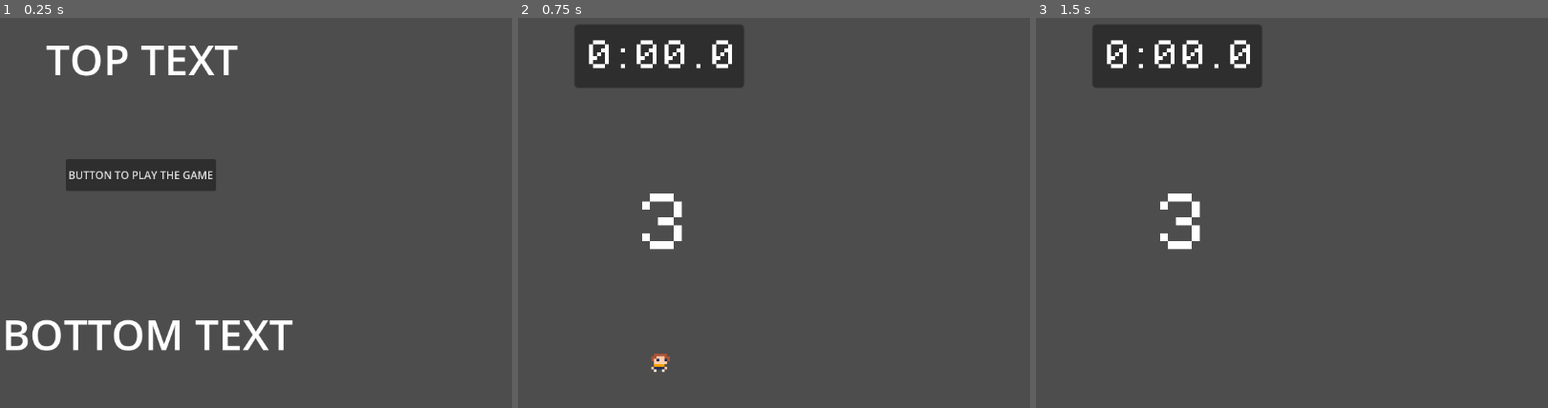
Above: before the commit, frames 1-3 (left to right).
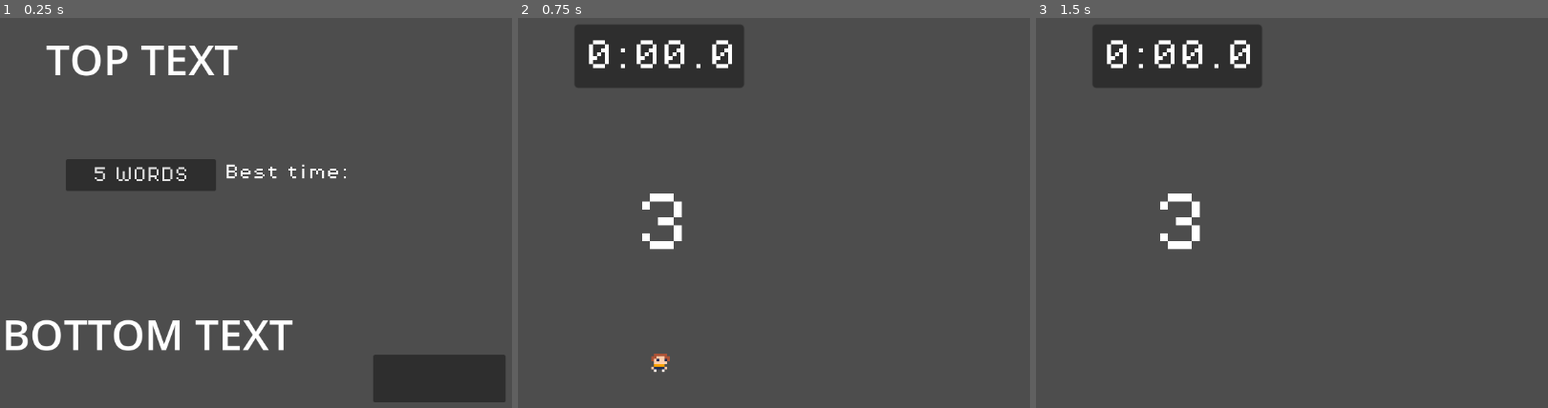
Above: after the commit, the same moments.

Repository: andrewdlanham/github-game-off-2024
Game: Godot game, scene res://scenes/game.tscn
Two runs of this game, one before a commit and one after it. Both use one fixed random seed, a clock stepped at 60 frames per second and the inputs below.
Inputs (mouse positions are in pixels of both pictures, inside the frame that each line leads up to):
- Up to frame 1 (0.25 s): no input
- Up to frame 2 (0.75 s): click (661, 174) at 0.5 s, where only the run after the commit has a clickable "5 WORDS"
- Up to frame 3 (1.5 s): tap Enter (toggle_guess) at 1.25, 1.35 s; hold D (move_right) from 1.28 s (still down)

The runs differ from the first frame. In frame 1, 3.9% of the frame differs, in the area x 13-99%, y 37-99%; in frame 2, nothing differs; in frame 3, nothing differs.
Error before the commit: Invalid access to property or key 'record_5_levels' on a base object of type 'Nil'. (res://scripts/game_manager.gd:17)
Error after the commit: Invalid access to property or key 'record_5_levels' on a base object of type 'Nil'. (res://scripts/menu_logic.gd:14)

Commit message:
Updated SaveManager logic

Diff:
--- a/githubgameoff2024/scenes/game.tscn
+++ b/githubgameoff2024/scenes/game.tscn
@@ -1,12 +1,15 @@
-[gd_scene load_steps=6 format=3 uid="uid://dt3t427dwjwim"]
+[gd_scene load_steps=7 format=3 uid="uid://dt3t427dwjwim"]
 
+[ext_resource type="PackedScene" uid="uid://np3sjtdqv647" path="res://scenes/save_manager.tscn" id="1_3mcil"]
 [ext_resource type="Script" path="res://scripts/sound_manager.gd" id="1_b4ooi"]
-[ext_resource type="Script" path="res://scripts/menu_logic.gd" id="1_egrjh"]
 [ext_resource type="AudioStream" uid="uid://cny46ph8gpp0b" path="res://sounds/timer_tick.wav" id="2_dxn30"]
 [ext_resource type="AudioStream" uid="uid://cx1d6cfnjon5n" path="res://sounds/timer_go.wav" id="3_i6xyf"]
 [ext_resource type="AudioStream" uid="uid://pea54us783t3" path="res://sounds/guess_correct.wav" id="4_b87i5"]
+[ext_resource type="PackedScene" uid="uid://b2e55bkawvrt6" path="res://scenes/menu_scene.tscn" id="5_mdstm"]
 
 [node name="Game" type="Node"]
+
+[node name="SaveManager" parent="." instance=ExtResource("1_3mcil")]
 
 [node name="SoundManager" type="Node" parent="."]
 unique_name_in_owner = true
@@ -21,38 +24,5 @@
 [node name="GuessCorrectSound" type="AudioStreamPlayer2D" parent="SoundManager"]
 stream = ExtResource("4_b87i5")
 
-[node name="MenuScene" type="Node" parent="."]
+[node name="MenuScene" parent="." instance=ExtResource("5_mdstm")]
 unique_name_in_owner = true
-script = ExtResource("1_egrjh")
-
-[node name="StartGameButton" type="Button" parent="MenuScene"]
-z_index = 10
-offset_left = -112.0
-offset_top = -64.0
-offset_right = 115.0
-offset_bottom = -16.0
-text = "BUTTON TO PLAY THE GAME"
-
-[node name="Label" type="Label" parent="MenuScene"]
-offset_left = -152.0
-offset_top = -272.0
-offset_right = 160.0
-offset_bottom = -160.0
-theme_override_font_sizes/font_size = 64
-text = "TOP TEXT"
-horizontal_alignment = 1
-vertical_alignment = 1
-
-[node name="Label2" type="Label" parent="MenuScene"]
-offset_left = -208.0
-offset_top = 144.0
-offset_right = 231.0
-offset_bottom = 256.0
-theme_override_font_sizes/font_size = 64
-text = "BOTTOM TEXT"
-horizontal_alignment = 1
-vertical_alignment = 1
-
-[node name="Camera2D" type="Camera2D" parent="MenuScene"]
-
-[connection signal="pressed" from="MenuScene/StartGameButton" to="MenuScene" method="_on_start_game_button_pressed"]
--- a/githubgameoff2024/scenes/gameplay_scene.tscn
+++ b/githubgameoff2024/scenes/gameplay_scene.tscn
@@ -1,7 +1,6 @@
-[gd_scene load_steps=10 format=3 uid="uid://iotor00ogoqu"]
+[gd_scene load_steps=9 format=3 uid="uid://iotor00ogoqu"]
 
 [ext_resource type="Script" path="res://scripts/game_manager.gd" id="1_0an02"]
-[ext_resource type="PackedScene" uid="uid://np3sjtdqv647" path="res://scenes/save_game.tscn" id="1_n2uas"]
 [ext_resource type="Script" path="res://scripts/random_word_generator.gd" id="2_4m16p"]
 [ext_resource type="PackedScene" uid="uid://b23u0c86iqx25" path="res://scenes/level_manager.tscn" id="2_hqhpp"]
 [ext_resource type="Script" path="res://scripts/guess_manager.gd" id="3_2dtri"]
@@ -17,9 +16,6 @@
 script = ExtResource("1_0an02")
 
 [node name="LevelManager" parent="." instance=ExtResource("2_hqhpp")]
-unique_name_in_owner = true
-
-[node name="SaveGame" parent="." instance=ExtResource("1_n2uas")]
 unique_name_in_owner = true
 
 [node name="RandomWordGenerator" type="Node2D" parent="."]
--- /dev/null
+++ b/githubgameoff2024/scenes/menu_scene.tscn
@@ -0,0 +1,58 @@
+[gd_scene load_steps=3 format=3 uid="uid://b2e55bkawvrt6"]
+
+[ext_resource type="Script" path="res://scripts/menu_logic.gd" id="1_8iq4e"]
+[ext_resource type="FontFile" uid="uid://cr5xqdjcwmv8o" path="res://PixelOperator8.ttf" id="2_tpqyd"]
+
+[node name="MenuScene" type="Node"]
+script = ExtResource("1_8iq4e")
+
+[node name="Play5Words" type="Button" parent="."]
+z_index = 10
+offset_left = -112.0
+offset_top = -64.0
+offset_right = 115.0
+offset_bottom = -16.0
+theme_override_fonts/font = ExtResource("2_tpqyd")
+theme_override_font_sizes/font_size = 24
+text = "5 WORDS"
+
+[node name="Label" type="Label" parent="."]
+offset_left = -152.0
+offset_top = -272.0
+offset_right = 160.0
+offset_bottom = -160.0
+theme_override_font_sizes/font_size = 64
+text = "TOP TEXT"
+horizontal_alignment = 1
+vertical_alignment = 1
+
+[node name="Label2" type="Label" parent="."]
+offset_left = -208.0
+offset_top = 144.0
+offset_right = 231.0
+offset_bottom = 256.0
+theme_override_font_sizes/font_size = 64
+text = "BOTTOM TEXT"
+horizontal_alignment = 1
+vertical_alignment = 1
+
+[node name="Camera2D" type="Camera2D" parent="."]
+
+[node name="Best5WordTime" type="Label" parent="."]
+offset_left = 128.0
+offset_top = -56.0
+offset_right = 496.0
+offset_bottom = -24.0
+theme_override_fonts/font = ExtResource("2_tpqyd")
+theme_override_font_sizes/font_size = 24
+text = "Best time:"
+
+[node name="ResetRecordsButton" type="Button" parent="."]
+offset_left = 352.0
+offset_top = 232.0
+offset_right = 552.0
+offset_bottom = 304.0
+
+[connection signal="pressed" from="Play5Words" to="." method="_on_play_5_words_pressed"]
+[connection signal="pressed" from="Play5Words" to="." method="_on_start_game_button_pressed"]
+[connection signal="pressed" from="ResetRecordsButton" to="." method="_on_reset_records_button_pressed"]
--- a/githubgameoff2024/scenes/save_game.tscn
+++ /dev/null
@@ -1,6 +0,0 @@
-[gd_scene load_steps=2 format=3 uid="uid://np3sjtdqv647"]
-
-[ext_resource type="Script" path="res://scripts/save_game.gd" id="1_s3yny"]
-
-[node name="SaveGame" type="Node"]
-script = ExtResource("1_s3yny")
--- /dev/null
+++ b/githubgameoff2024/scenes/save_manager.tscn
@@ -0,0 +1,6 @@
+[gd_scene load_steps=2 format=3 uid="uid://np3sjtdqv647"]
+
+[ext_resource type="Script" path="res://scripts/save_manager.gd" id="1_h5bu5"]
+
+[node name="SaveManager" type="Node"]
+script = ExtResource("1_h5bu5")
--- a/githubgameoff2024/scripts/game_manager.gd
+++ b/githubgameoff2024/scripts/game_manager.gd
@@ -2,27 +2,34 @@
 
 # Variables
 
-@onready var save_game: Node = %SaveGame
+@onready var save_manager: Node = get_node("/root/Game/SaveManager")
 @onready var level_manager: Node = %LevelManager
 
-var num_levels = 5 # TODO: Set this depending on menu option selected
 var old_record
 
 func _ready() -> void:
 	start_game()
 
 func start_game():
-	var old_save_data = save_game.load_game()
-	if num_levels == 5:
-		old_record = old_save_data.record_5_levels
+
+	var old_save_data = save_manager.load_game()
+
+	# Set old record to beat
+	match save_manager.selected_num_levels:
+		5:	old_record = old_save_data.record_5_levels
+		15:	old_record = old_save_data.record_15_levels
+		25: old_record = old_save_data.record_25_levels
 
 	print("OLD RECORD: " + str(old_record))
 	level_manager.prepare_first_level()
 
 func end_game(end_time):
 	print("end_game()")
-	#record_to_save = round(timer_manager.elapsed_time * 100) / 100
-	save_game.save_game(end_time, num_levels)
+
+	var new_record = round(end_time * 100) / 100
+	if old_record == -1 || new_record < old_record:
+		print('SAVING NEW RECORD!')
+		save_manager.save_game(new_record, save_manager.selected_num_levels, false)
 
 	await get_tree().create_timer(2).timeout
 	get_tree().quit()
--- a/githubgameoff2024/scripts/level_manager.gd
+++ b/githubgameoff2024/scripts/level_manager.gd
@@ -10,6 +10,7 @@
 @onready var random_word_generator: Node2D = %RandomWordGenerator
 @onready var sound_manager: Node = get_node("/root/Game/SoundManager")
 @onready var game_manager: Node = %GameManager
+@onready var save_manager: Node = get_node("/root/Game/SaveManager")
 
 
 var secret_word
@@ -27,7 +28,6 @@
 
 var level_set = []
 @onready var level_set_idx = -1
-var num_levels
 var current_level
 var current_level_instance
 var is_level_complete: bool
@@ -41,7 +41,7 @@
 	player.disable_movement()
 	player.disable_collision()
 	guess_manager.set_process(false)
-	guess_manager.exit_guessing_mode
+	guess_manager.exit_guessing_mode()
 
 func unfreeze_level():
 	is_level_complete = false
@@ -67,6 +67,7 @@
 			print("FINAL LEVEL")
 			await game_manager.end_game(timer_manager.elapsed_time)
 			print("THIS SHOULD NOT PRINT")
+			return
 
 		await get_tree().create_timer(2).timeout # Let the player process that they beat the level
 		await handle_level_transition()
@@ -75,12 +76,10 @@
 
 func prepare_first_level():
 	print("prepare_first_level()")
-	#num_levels = selected_num_levels
 	await get_tree().create_timer(0.2).timeout
 
 	# Randomize level set
-	#for n in range(level_paths.size()):
-	for n in range(2):
+	for n in range(save_manager.selected_num_levels):
 		var random_level = level_paths[randi_range(0, level_paths.size() - 1)]
 		level_set.append(random_level)
 		level_paths.erase(random_level)
--- a/githubgameoff2024/scripts/menu_logic.gd
+++ b/githubgameoff2024/scripts/menu_logic.gd
@@ -1,20 +1,29 @@
 extends Node
 
-@onready var start_game_button: Button = $StartGameButton
+@onready var play_5_words: Button = $Play5Words
+
 @onready var menu_scene: Node = %MenuScene
+@onready var save_manager = get_node("/root/Game/SaveManager")
+
+@onready var best_5_word_time: Label = $Best5WordTime
 
 
 # Called when the node enters the scene tree for the first time.
 func _ready() -> void:
-	pass # Replace with function body.
-
+	var save_data = save_manager.load_game()
+	best_5_word_time.text = "Best Time: " + str(save_data.record_5_levels)
 
 # Called every frame. 'delta' is the elapsed time since the previous frame.
 func _process(delta: float) -> void:
 	pass
 
+func _on_reset_records_button_pressed() -> void:
+	print("Resetting records...")
+	save_manager.save_game(-1, -1, true)
 
-func _on_start_game_button_pressed() -> void:
+
+func _on_play_5_words_pressed() -> void:
+	save_manager.selected_num_levels = 5
 	print("Loading game...")
 	var gameplay_scene = load("res://scenes/gameplay_scene.tscn")
 	get_tree().root.add_child(gameplay_scene.instantiate())
--- a/githubgameoff2024/scripts/save_game.gd
+++ b/githubgameoff2024/scripts/save_manager.gd
@@ -1,31 +1,40 @@
 extends Node
 
-@onready var game_manager: Node = %GameManager
+var selected_num_levels
 
-func save_game(new_record, num_levels):
+func save_game(new_record, num_levels, reset_all_records):
 
 	print("save_game()")
 
+	var old_save_data = load_game()
+	if reset_all_records == true: old_save_data = null
 	var save_file = FileAccess.open("user://savegame.save", FileAccess.WRITE)
-	var old_save_data = load_game()
+
 	var save_dict
-	if num_levels == 5:
+	if old_save_data == null:
+		print("Initializing first time records...")
+		save_dict = {
+			"record_5_levels"  : -1,
+			"record_15_levels" : -1,
+			"record_25_levels" : -1
+		}
+	elif num_levels == 5:
 		save_dict = {
 			"record_5_levels"  : new_record,
 			"record_15_levels" : old_save_data.record_15_levels,
-			"record_25_levels" : old_save_data.record_25_levels,
+			"record_25_levels" : old_save_data.record_25_levels
 		}
 	elif num_levels == 15:
 		save_dict = {
 			"record_5_levels"  : old_save_data.record_5_levels,
 			"record_15_levels" : new_record,
-			"record_25_levels" : old_save_data.record_25_levels,
+			"record_25_levels" : old_save_data.record_25_levels
 		}
 	else:
 		save_dict = {
 			"record_5_levels"  : old_save_data.record_5_levels,
 			"record_15_levels" : old_save_data.record_15_levels,
-			"record_25_levels" : new_record,
+			"record_25_levels" : new_record
 		}
 	var json_string = JSON.stringify(save_dict)
 	save_file.store_line(json_string)
@@ -38,7 +47,7 @@
 
 	if not FileAccess.file_exists("user://savegame.save"):
 		print("No save to load!")
-		return
+		return null
 
 	# Load the file line by line and process that dictionary to restore
 	# the object it represents.
Binary file added: githubgameoff2024/crown.png
Not shown, added: githubgameoff2024/crown.png.import
